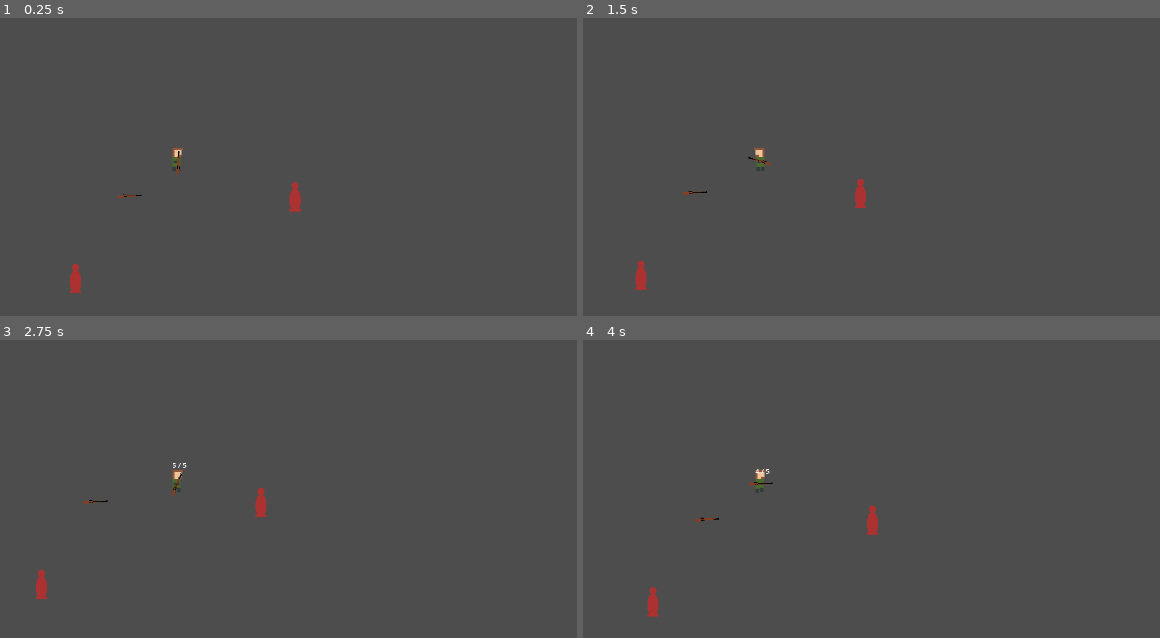
Above: before the commit, frames 1-4 (two rows, left to right).
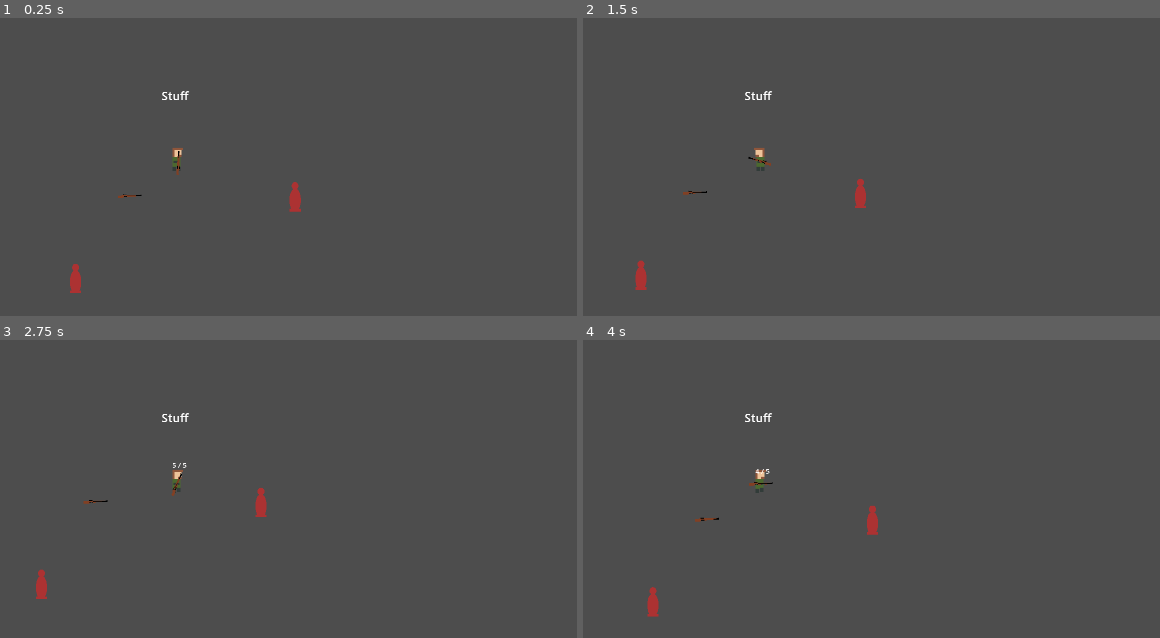
Above: after the commit, the same moments.

Repository: vikkio88/negghia
Game: Godot game, scene res://scenes/levels/test_area.tscn
The game is run twice, just before and just after one commit, with the same random seed, the same clock (stepped at 60 frames per second) and the same inputs.
Inputs (mouse positions are in pixels of both pictures, inside the frame that each line leads up to):
- Up to frame 1 (0.25 s): no input
- Up to frame 2 (1.5 s): tap Enter at 0.5 s; move the mouse to (934, 74) at 0.52 s; hold Right (right) 0.53-1.28 s; tap Q (q) at 0.6 s; move the mouse to (600, 122) at 1.27 s; hold Down (down) from 1.28 s (still down); right-click (600, 122) at 1.35 s
- Up to frame 3 (2.75 s): tap Q (q) at 1.55, 2.1 s; move the mouse to (outside the picture) at 2.02 s; release Down (down) at 2.03 s; hold Right (right) from 2.03 s (still down)
- Up to frame 4 (4 s): move the mouse to (721, 509) at 2.77 s; release Right (right) at 2.78 s; hold Up (up) 2.78-3.53 s; click (721, 509) at 2.85 s; tap Q (q) at 3.05, 3.8 s; move the mouse to (998, 489) at 3.52 s; hold Left (left) from 3.53 s (still down); hold Shift (sprint) from 3.53 s (still down)

The runs differ from the first frame. In frame 1, less than 0.1% of the frame differs, in the area x 28-33%, y 24-28%; in frame 2, less than 0.1%; in frame 3, less than 0.1%; in frame 4, less than 0.1%.

Commit message:
started working on hud

Diff:
--- /dev/null
+++ b/scenes/hud/Hud.gd
@@ -0,0 +1,16 @@
+extends CanvasLayer
+
+@onready var message = $message
+
+
+
+
+func _ready() -> void:
+	EventsBus.connect("interactable_on", self._on_interactable)
+	EventsBus.connect("interactable_off", self._off_interactable)
+
+func _on_interactable(item:String, action: String, callback : Callable):
+	message.text = "%s %s" % [action, item]
+
+func _off_interactable():
+	message.text = ""
--- /dev/null
+++ b/scenes/hud/Hud.tscn
@@ -0,0 +1,23 @@
+[gd_scene load_steps=2 format=3 uid="uid://d31nhi8kox20e"]
+
+[ext_resource type="Script" path="res://scenes/hud/Hud.gd" id="1_xy7r2"]
+
+[node name="Hud" type="CanvasLayer"]
+script = ExtResource("1_xy7r2")
+
+[node name="message" type="Label" parent="."]
+anchors_preset = 8
+anchor_left = 0.5
+anchor_top = 0.5
+anchor_right = 0.5
+anchor_bottom = 0.5
+offset_left = -66.0
+offset_top = -46.0
+offset_right = 49.0
+offset_bottom = 26.0
+grow_horizontal = 2
+size_flags_horizontal = 4
+size_flags_vertical = 8
+theme_override_font_sizes/font_size = 50
+text = "Stuff"
+metadata/_edit_use_anchors_ = true
--- a/scenes/levels/test_area.tscn
+++ b/scenes/levels/test_area.tscn
@@ -1,9 +1,10 @@
-[gd_scene load_steps=5 format=3 uid="uid://c61yd7lnyhp5q"]
+[gd_scene load_steps=6 format=3 uid="uid://c61yd7lnyhp5q"]
 
 [ext_resource type="PackedScene" uid="uid://bsqv7hl8eu5hm" path="res://scenes/actors/player.tscn" id="1_5q1xi"]
 [ext_resource type="Script" path="res://scenes/levels/test_area.gd" id="1_kg0ib"]
 [ext_resource type="PackedScene" uid="uid://dswcvvcek57fr" path="res://scenes/actors/dummy.tscn" id="2_f870b"]
 [ext_resource type="PackedScene" uid="uid://cq85607dg8oav" path="res://scenes/items/pickable.tscn" id="4_1br6q"]
+[ext_resource type="PackedScene" uid="uid://d31nhi8kox20e" path="res://scenes/hud/Hud.tscn" id="4_25clx"]
 
 [node name="TestArea" type="Node2D"]
 script = ExtResource("1_kg0ib")
@@ -20,6 +21,10 @@
 position = Vector2(0, -500)
 current = true
 
+[node name="Hud" parent="player/main_camera" instance=ExtResource("4_25clx")]
+grow_horizontal = 2
+grow_vertical = 2
+
 [node name="dummy" parent="." instance=ExtResource("2_f870b")]
 position = Vector2(1025, 411)
 
